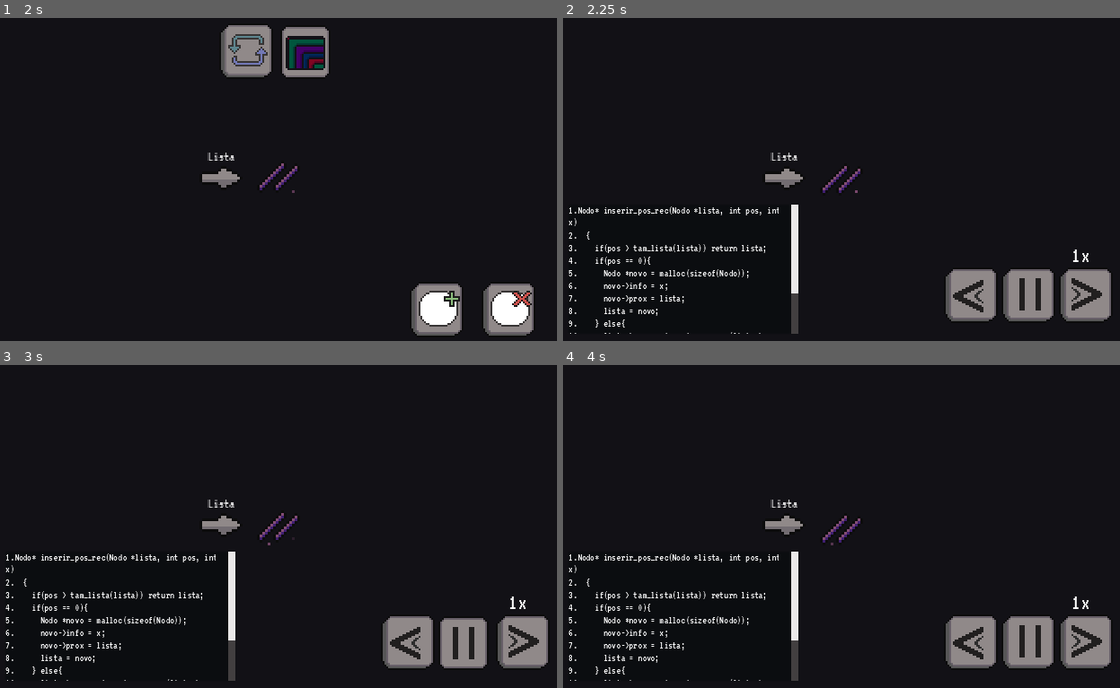
Above: before the commit, frames 1-4 (two rows, left to right).
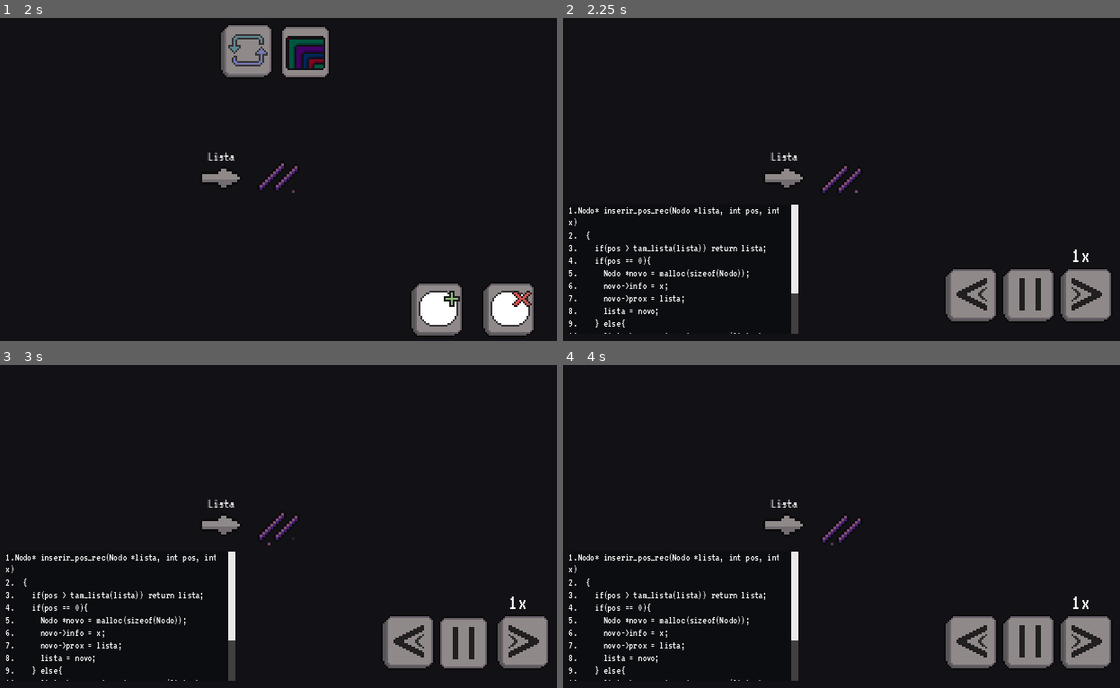
Above: after the commit, the same moments.

Repository: fabio-bays/elab-aed1
Game: Godot game, scene res://ListaLigada.tscn
Same seed, same stepped clock (60 frames per second), same inputs: the game is played once before the commit and once after it.
Inputs (mouse positions are in pixels of both pictures, inside the frame that each line leads up to):
- Up to frame 1 (2 s): click (245, 50) at 0.5 s; click (306, 50) at 1.25 s
- Up to frame 2 (2.25 s): click (997, 308) at 2 s
- Up to frame 3 (3 s): click (467, 642) at 2.75 s
- Up to frame 4 (4 s): tap Enter at 3.5 s; move the mouse to (969, 510) at 3.52 s; press the mouse at (969, 510) at 3.53 s; hold Right (ui_right) from 3.53 s (still down)

Frame 1 is identical in both runs. In frame 2, 0.2% of the frame differs, in the area x 70-77%, y 80-92%; in frame 3, 0.2%; in frame 4, 0.2%.

Commit message:
áudio corrigido.

Diff:
--- a/Audio.tscn
+++ b/Audio.tscn
@@ -1,8 +1,8 @@
 [gd_scene load_steps=11 format=3 uid="uid://bkb8gywoxw0g6"]
 
 [ext_resource type="Script" path="res://Audio.gd" id="1_sqjj1"]
+[ext_resource type="AudioStream" uid="uid://hciq0k86knkb" path="res://assets/musica/Idle2.wav" id="2_2v7lj"]
 [ext_resource type="AudioStream" uid="uid://j0plutrjfxtc" path="res://assets/musica/Algoritmo.wav" id="2_n6vvl"]
-[ext_resource type="AudioStream" uid="uid://bj3i85nx3maxm" path="res://assets/musica/Idle2_.wav" id="2_ut1yn"]
 [ext_resource type="AudioStream" uid="uid://ci5xfll1d1rhu" path="res://assets/sfx/Ponteiro-receber_resultado_rec_ptr_Lis.wav" id="3_r2bmc"]
 [ext_resource type="AudioStream" uid="uid://dxecfjrc2ir5h" path="res://assets/sfx/Camera-passo_iterativo.wav" id="4_fp5ra"]
 [ext_resource type="AudioStream" uid="uid://evnrpwjuyoww" path="res://assets/sfx/Objeto-esmaecer.wav" id="5_yrj5t"]
@@ -15,7 +15,7 @@
 script = ExtResource("1_sqjj1")
 
 [node name="MusicaIdle" type="AudioStreamPlayer" parent="."]
-stream = ExtResource("2_ut1yn")
+stream = ExtResource("2_2v7lj")
 volume_db = -15.24
 
 [node name="MusicaAlgor" type="AudioStreamPlayer" parent="."]
--- a/ListaLigada.tscn
+++ b/ListaLigada.tscn
@@ -50,6 +50,10 @@
 [ext_resource type="Texture2D" uid="uid://borsdigl3ixts" path="res://assets/visual/icones_botoes/botao-desacelerar_0001.png" id="44_hhr4p"]
 [ext_resource type="Texture2D" uid="uid://cvp7me7g4ws87" path="res://assets/visual/icones_botoes/botao-desacelerar_0002.png" id="45_ntsy1"]
 
+[sub_resource type="Theme" id="Theme_fpvol"]
+default_font = ExtResource("3_op5oh")
+default_font_size = 15
+
 [sub_resource type="AnimatedTexture" id="AnimatedTexture_gfqkt"]
 frames = 7
 speed_scale = 10.0
@@ -66,6 +70,10 @@
 frame_5/duration = 1.0
 frame_6/texture = ExtResource("17_slcoy")
 frame_6/duration = 1.0
+
+[sub_resource type="Theme" id="Theme_edgso"]
+default_font = ExtResource("3_op5oh")
+default_font_size = 15
 
 [sub_resource type="AnimatedTexture" id="AnimatedTexture_aoj2d"]
 frames = 21
@@ -434,6 +442,8 @@
 offset_top = -88.0
 offset_right = -2.0
 offset_bottom = -56.0
+tooltip_text = "Iterativo"
+theme = SubResource("Theme_fpvol")
 toggle_mode = true
 button_pressed = true
 texture_normal = ExtResource("10_4i8i2")
@@ -443,6 +453,8 @@
 offset_top = -88.0
 offset_right = 32.0
 offset_bottom = -56.0
+tooltip_text = "Recursivo"
+theme = SubResource("Theme_edgso")
 toggle_mode = true
 texture_normal = ExtResource("18_5cqk2")
 texture_pressed = SubResource("AnimatedTexture_aoj2d")
--- a/project.godot
+++ b/project.godot
@@ -13,7 +13,9 @@
 config/name="Elab:aed 1"
 run/main_scene="res://ListaLigada.tscn"
 config/features=PackedStringArray("4.2", "GL Compatibility")
-config/icon="res://assets/icon.svg"
+config/icon="res://assets/visual/icones_botoes/botao-add_nodo_0001.png"
+config/macos_native_icon="res://assets/visual/icones_botoes/botao-add_nodo_0001.png"
+config/windows_native_icon="res://assets/visual/icones_botoes/botao-add_nodo_0001.png"
 
 [audio]
 
Not shown: 1 places in ListaLigada.tscn that only renumber resources
Not shown, added: assets/musica/Idle2.wav.import
Not shown, removed: assets/musica/Idle2_.wav.import
Binary file changed: assets/visual/icones_botoes/botao-desacelerar_0001.png
Binary file changed: assets/visual/icones_botoes/botao-desacelerar_0002.png
Not shown, changed: export_presets.cfg
Not shown, changed: assets/musica/Idle2.wav
Not shown, changed: assets/musica/Idle2_.wav
